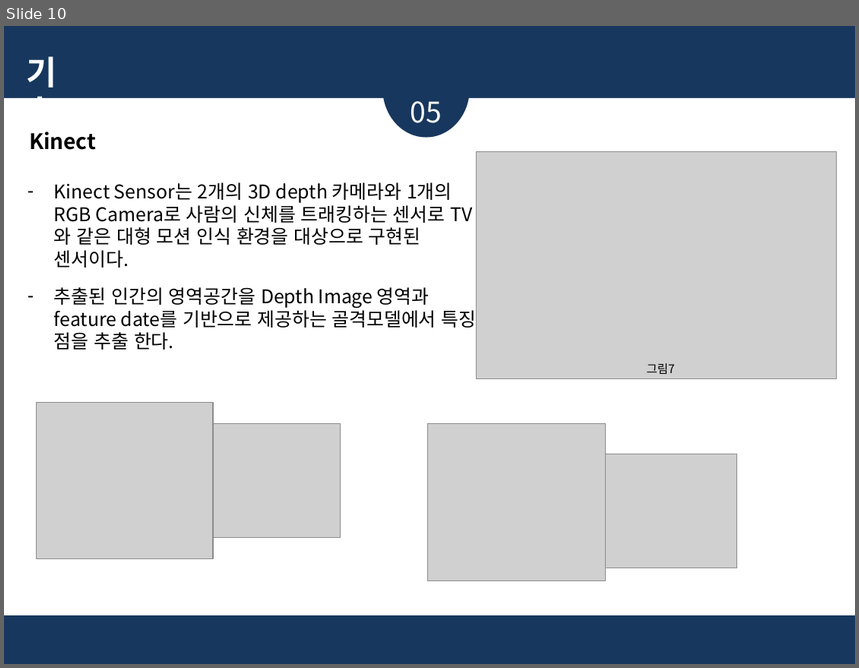
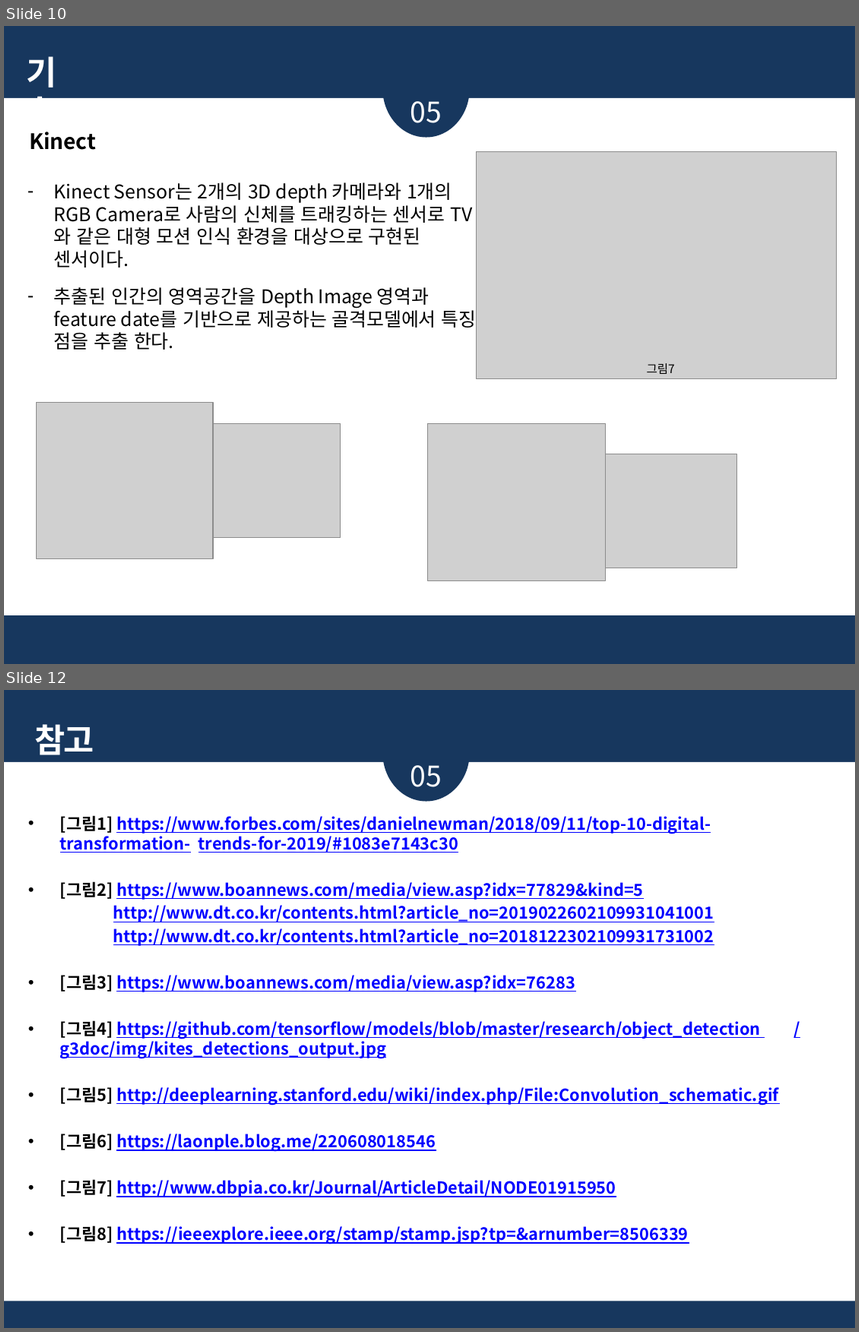
Before and after one commit to glad1470/2019_research, a slide deck: Doc/주제 선정 및 시장 조사_19.03.19/졸업논문 주제_임광효_김준영_2.pptx. Shown one above the other, each under a label of ours: slide 10 before the commit, slides 10 and 12 after it; the slides between them are not shown. The pictures are 859x668 and 859x1332 pixels, drawn with LibreOffice and Linux fonts; fonts in the diff are those of the drawing; grey boxes stand for pictures. Boxes give left, top, right and bottom in pixels: in the first picture for what was removed or moved away, otherwise in the second. Text is boxed around its words. In the diff, an @@ line names an element or a change of style, - is before the commit and + after.

```diff
--- a/Doc/주제 선정 및 시장 조사_19.03.19/졸업논문 주제_임광효_김준영_2.pptx
+++ b/Doc/주제 선정 및 시장 조사_19.03.19/졸업논문 주제_임광효_김준영_2.pptx
@@ slide 12 added at [4,690,855,1328], background #17375E @@
@@ ellipse added at [382,704,470,802], fill #17375E @@
@@ text added at [34,724,94,762], 28 pt, text #FFFFFF, bold @@
+참고 문헌
@@ rectangle added at [4,762,855,1302], fill #FFFFFF @@
@@ text added at [411,765,442,787], 24 pt, text #FFFFFF @@
+05
@@ text added at [60,815,778,1245], 14 pt, text #0000FF, bold, underline @@
+• [그림1] https://www.forbes.com/sites/danielnewman/2018/09/11/top-10-digital-transformation- trends-for-2019/#1083e7143c30
+• [그림2] https://www.boannews.com/media/view.asp?idx=77829&kind=5
+http://www.dt.co.kr/contents.html?article_no=2019022602109931041001
+http://www.dt.co.kr/contents.html?article_no=2018122302109931731002
+• [그림3] https://www.boannews.com/media/view.asp?idx=76283
+• [그림4] https://github.com/tensorflow/models/blob/master/research/object_detection /g3doc/img/kites_detections_output.jpg
+• [그림5] http://deeplearning.stanford.edu/wiki/index.php/File:Convolution_schematic.gif
+• [그림6] https://laonple.blog.me/220608018546
+• [그림7] http://www.dbpia.co.kr/Journal/ArticleDetail/NODE01915950
+• [그림8] https://ieeexplore.ieee.org/stamp/stamp.jsp?tp=&arnumber=8506339
```
Also in this commit, not shown: 3 slides changed, 4 other slides added, 4 slides removed.
